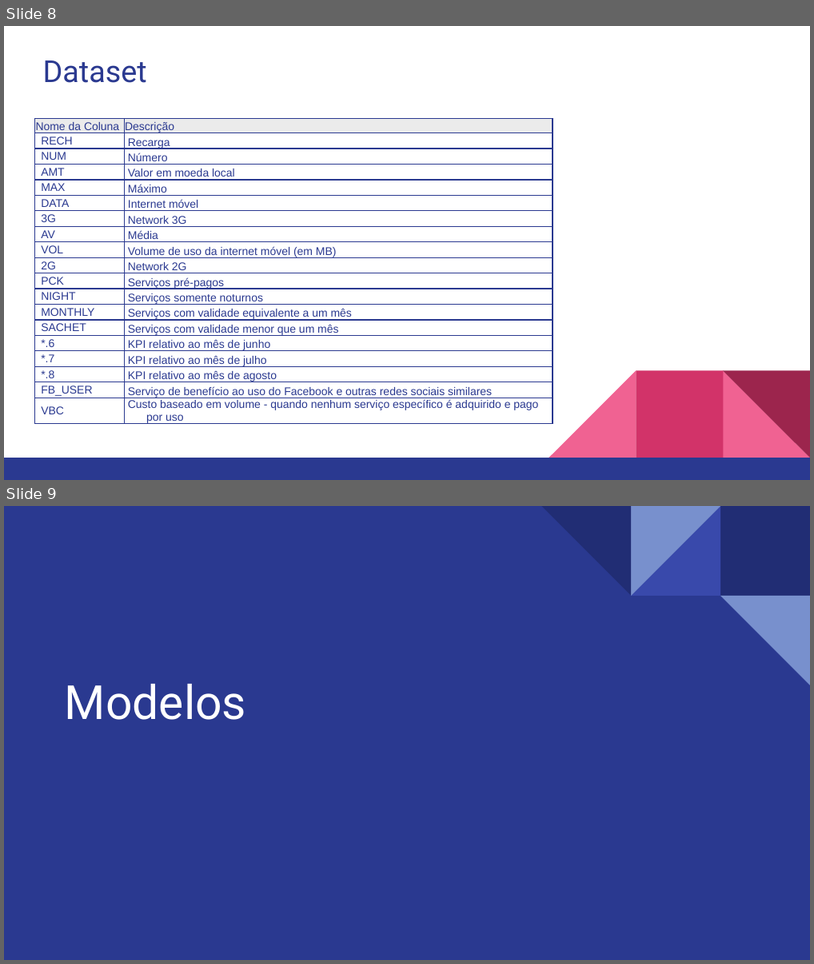
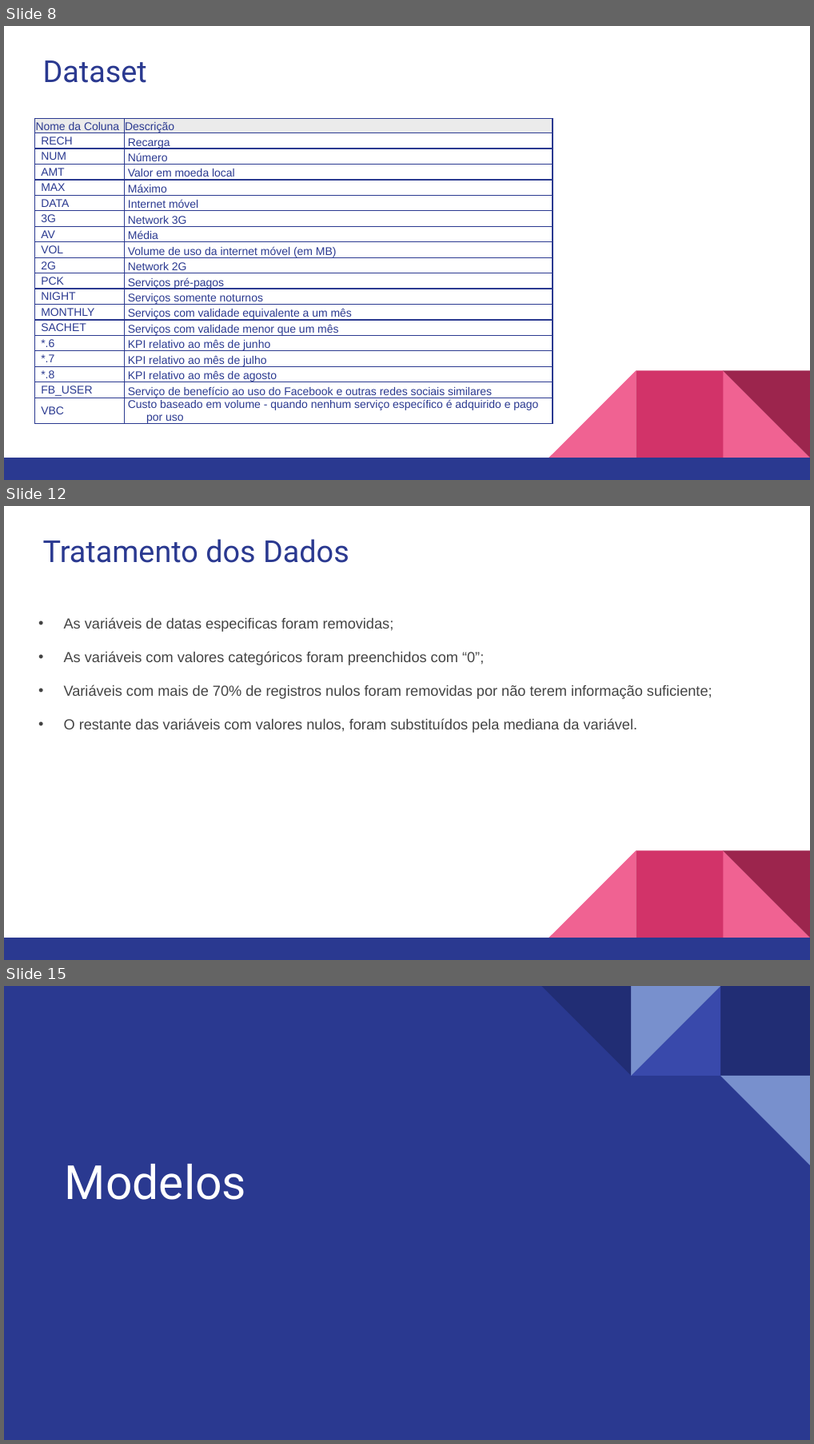
Before and after one commit to lidiambsouza/taxa_rotatividade_telecom, a slide deck: Taxa Rotatividade Telecomunicação.pptx. Shown one above the other, each under a label of ours: slides 8 and 9 before the commit, slides 8, 12 and 15 after it; the slides between them are not shown. The pictures are 814x964 and 814x1444 pixels, drawn with LibreOffice and Linux fonts; fonts in the diff are those of the drawing. Boxes give left, top, right and bottom in pixels: in the first picture for what was removed or moved away, otherwise in the second. Text is boxed around its words. In the diff, an @@ line names an element or a change of style, - is before the commit and + after.

```diff
--- a/Taxa Rotatividade Telecomunicação.pptx
+++ b/Taxa Rotatividade Telecomunicação.pptx
@@ slide 12 added at (4,506,810,960), background #FFFFFF; not listed: 5 template elements that a slide beside it also shows @@
@@ title added at (43,539,350,563), 27 pt, text #2A3990 @@
+Tratamento dos Dados
@@ text added at (64,617,713,732), 13 pt, text #434343 @@
+• As variáveis de datas especificas foram removidas;
+• As variáveis com valores categóricos foram preenchidos com “0”;
+• Variáveis com mais de 70% de registros nulos foram removidas por não terem informação suficiente;
+• O restante das variáveis com valores nulos, foram substituídos pela mediana da variável.
@@ what was slide 9 is now slide 15 @@
```
Also in this commit, not shown: 5 slides changed, 4 other slides added.
